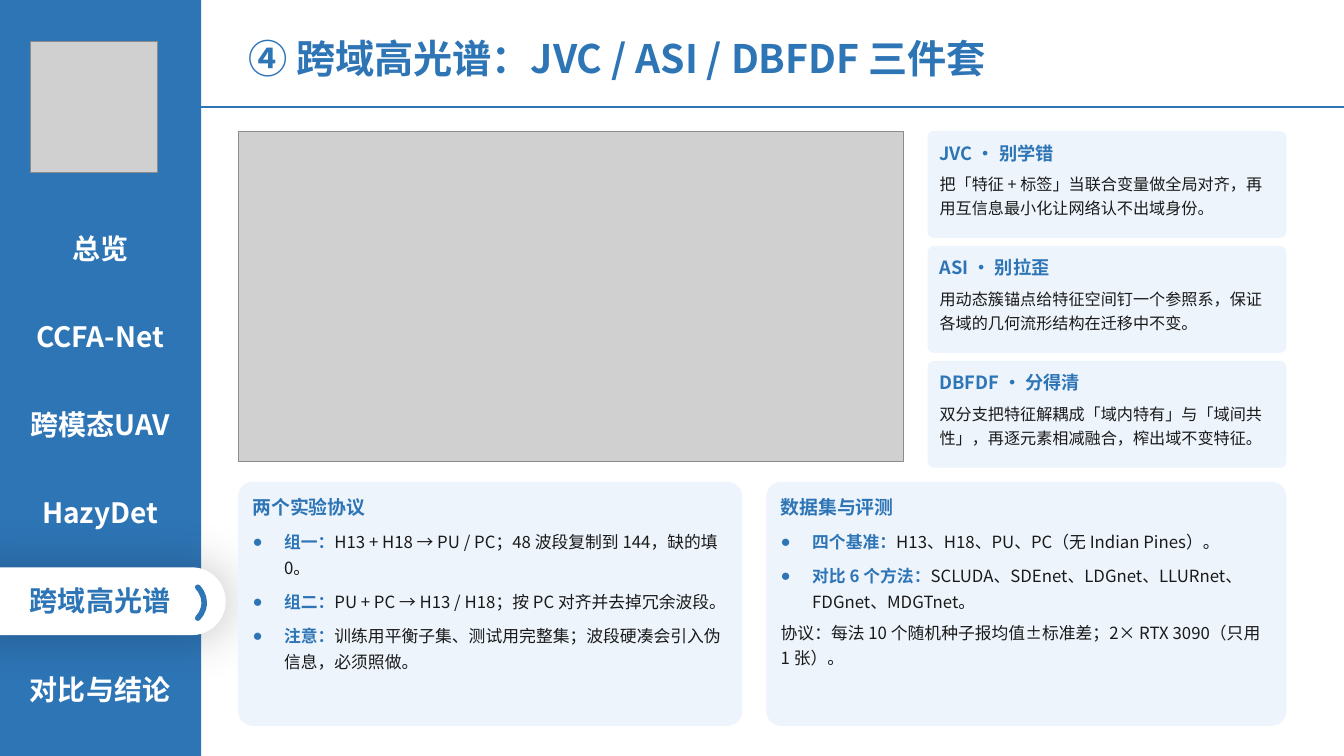
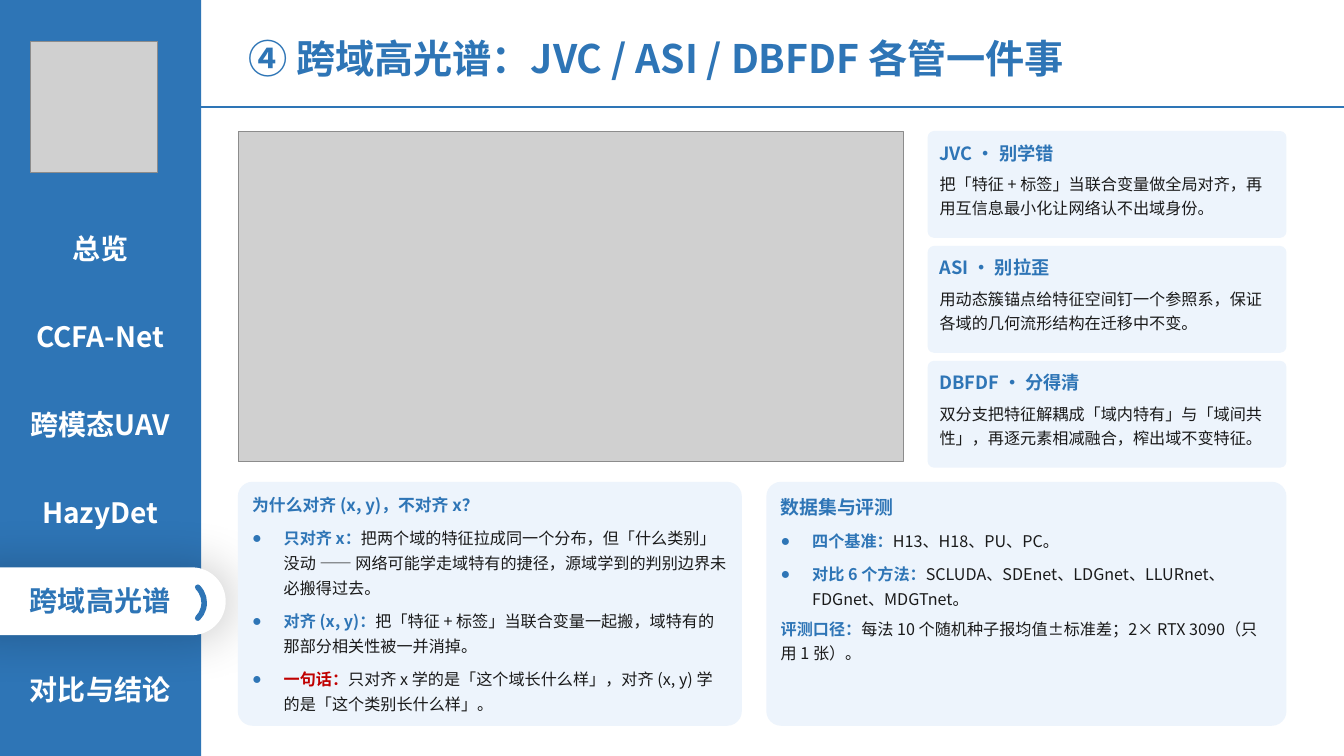
Before and after one commit to 139876/paper-notes, a slide deck: slide 14 of 论文精读/3-HazyDet精读/附件/四篇论文-组会汇报.pptx (slide 15 before the commit). Drawn at 1344x756 pixels with LibreOffice and Linux fonts; fonts in the diff are those of the drawing; grey boxes stand for pictures. Boxes give left, top, right and bottom in pixels: in the first picture for what was removed or moved away, otherwise in the second. Text is boxed around its words. In the diff, an @@ line names an element or a change of style, - is before the commit and + after.

```diff
--- a/论文精读/3-HazyDet精读/附件/四篇论文-组会汇报.pptx
+++ b/论文精读/3-HazyDet精读/附件/四篇论文-组会汇报.pptx
@@ text at <box>248,39,1064,77</box>: text changed @@
-④ 跨域高光谱：JVC / ASI / DBFDF 三件套
+④ 跨域高光谱：JVC / ASI / DBFDF 各管一件事
@@ text in rounded rectangle at <box>252,496,726,712</box>: text changed; size 12 to 11.5 pt @@
-两个实验协议
-● 组一：H13 + H18 → PU / PC；48 波段复制到 144，缺的填 0。
-● 组二：PU + PC → H13 / H18；按 PC 对齐并去掉冗余波段。
-● 注意：训练用平衡子集、测试用完整集；波段硬凑会引入伪信息，必须照做。
+为什么对齐 (x, y)，不对齐 x？
+● 只对齐 x：把两个域的特征拉成同一个分布，但「什么类别」没动 —— 网络可能学走域特有的捷径，源域学到的判别边界未必搬得过去。
+● 对齐 (x, y)：把「特征 + 标签」当联合变量一起搬，域特有的那部分相关性被一并消掉。
+● 一句话：只对齐 x 学的是「这个域长什么样」，对齐 (x, y) 学的是「这个类别长什么样」。
@@ text in rounded rectangle at <box>812,533,1059,549</box>: text changed; size 12 to 11.5 pt @@
-● 四个基准：H13、H18、PU、PC（无 Indian Pines）。
+● 四个基准：H13、H18、PU、PC。
@@ text in rounded rectangle at <box>812,566,1225,606</box>: size 12 to 11.5 pt in "对比 6 个方法：SCLUDA、SDEnet、LDGnet、LLURnet、FDGnet、MDGTnet。" @@
@@ text in rounded rectangle at <box>781,621,1257,661</box>: text changed; size 12 to 11.5 pt @@
-协议：每法 10 个随机种子报均值±标准差；2× RTX 3090（只用 1 张）。
+评测口径：每法 10 个随机种子报均值±标准差；2× RTX 3090（只用 1 张）。
```
Also in this commit, not shown: 12 other slides changed, 1 slide removed.
